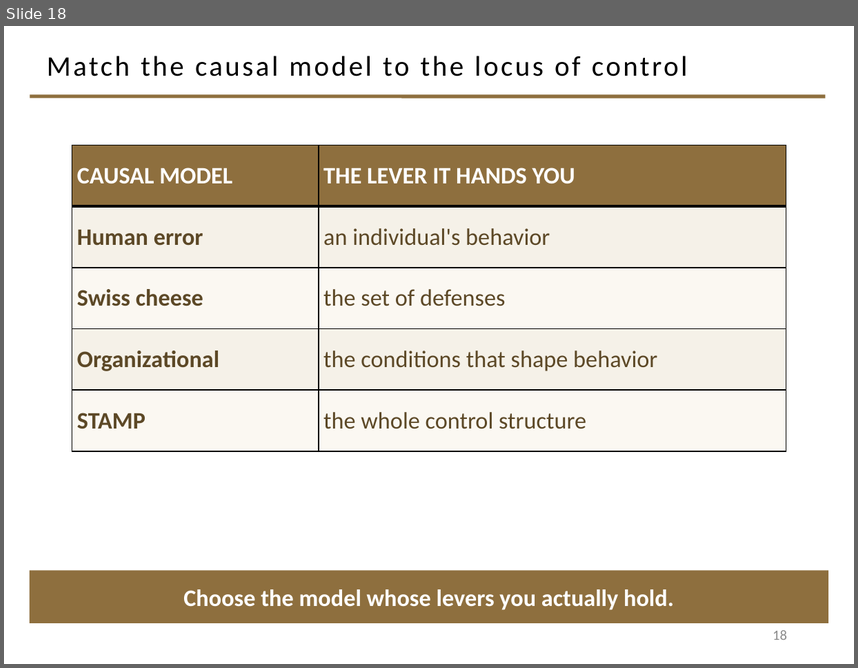
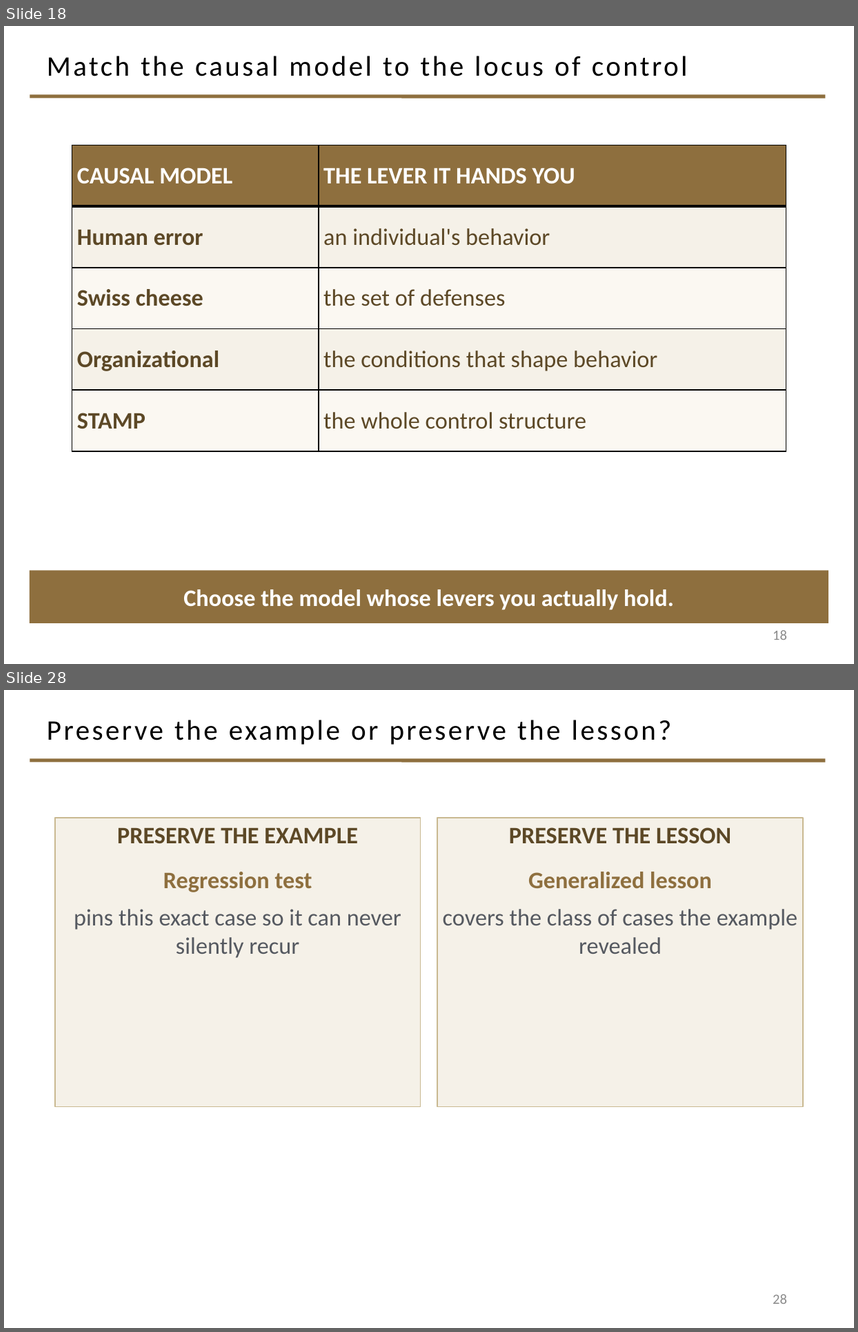
Before and after one commit to davisjam/model-based-agentic-software-engineering, a slide deck: course/lectures/act-2-delegation-and-control/04-failure-aware-engineering/2-4-Failure-Aware-Engineering.pptx. Shown one above the other, each under a label of ours: slide 18 before the commit, slides 18 and 28 after it; the slides between them are not shown. The pictures are 858x668 and 858x1332 pixels, drawn with LibreOffice and Linux fonts; fonts in the diff are those of the drawing; background and template pictures are left out. Boxes give left, top, right and bottom in pixels: in the first picture for what was removed or moved away, otherwise in the second. Text is boxed around its words. In the diff, an @@ line names an element or a change of style, - is before the commit and + after.

Commit message:
deck 2-4: movement 3 — diagnose the failure + convert to engineering knowledge (slides 19-30)

```diff
--- a/course/lectures/act-2-delegation-and-control/04-failure-aware-engineering/2-4-Failure-Aware-Engineering.pptx
+++ b/course/lectures/act-2-delegation-and-control/04-failure-aware-engineering/2-4-Failure-Aware-Engineering.pptx
@@ slide 28 added at <box>4,690,854,1328</box>, background #FFFFFF; not listed: 1 template element that a slide beside it also shows @@
@@ title added at <box>47,720,672,745</box>, 24 pt, text #000000 @@
+Preserve the example or preserve the lesson?
@@ rectangle added at <box>55,818,421,1107</box>, fill #F5F1E8, outline #C9B991 1 pt, 20 pt, text #555960 @@
+PRESERVE THE EXAMPLE
+Regression test
+pins this exact case so it can never silently recur
@@ rectangle added at <box>437,818,803,1107</box>, fill #F5F1E8, outline #C9B991 1 pt, 20 pt, text #555960 @@
+PRESERVE THE LESSON
+Generalized lesson
+covers the class of cases the example revealed
@@ page number added at <box>773,1294,787,1303</box>, 12 pt, text #8C8C8C @@
+28
```
Also in this commit, not shown: 11 other slides added.
